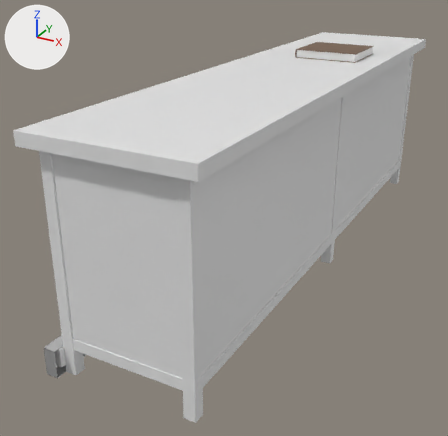
One commit to the Blender file art/blender/diner_counter.blend: the scene before it, then after it.
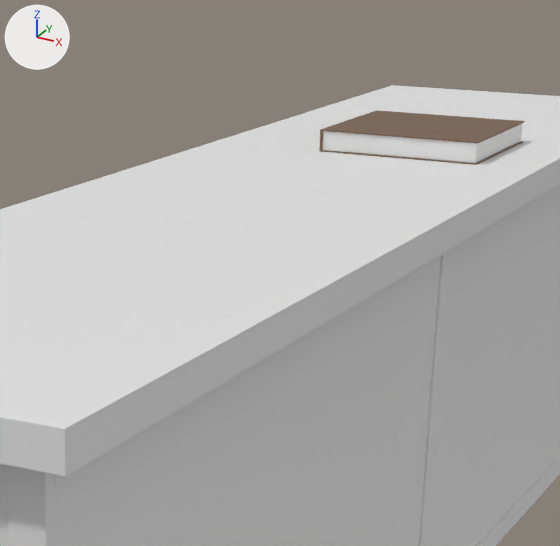
There are two pictures of each version: one whole from a camera (50 mm lens) standing at (20.62, -45.59, 1.75) and looking at (19.03, -42.7, 0.3), one close up on the part from 39% to 86% of the width and 0% to 48% of the height. The lights are fixed; the arrows at upper left show +X, +Y and +Z. The first two pictures are the older version.

In view in the first close-up: 'storm_shop_luncheonette_counter__countertop', 'storm_shop_luncheonette_counter__timber', 'storm_shop_luncheonette_ledger__paper', 'storm_shop_luncheonette_ledger__paper__cover'.
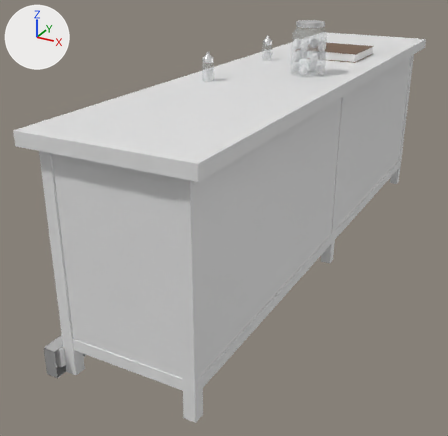
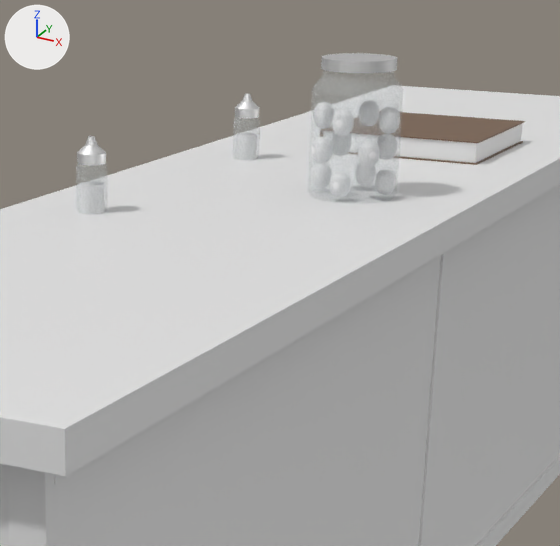
What differs and where, as boxes (x1, y1, x2, y2) in the close-ups (560 x 546 px):
'storm_shop_luncheonette_counter__glassish', added
    after: (76, 70, 404, 214)
'storm_shop_luncheonette_counter__chrome', reshaped (not visible before)
    after: (77, 53, 397, 166)
'storm_shop_luncheonette_counter__paper', added (mostly hidden)
    after: (312, 117, 400, 189)
part 1 of me_storm_shop_luncheonette_counter__chrome, added
    after: (321, 53, 397, 73)
part 2 of me_storm_shop_luncheonette_counter__chrome, added
    after: (77, 136, 106, 166)
part 3 of me_storm_shop_luncheonette_counter__chrome, added
    after: (235, 93, 259, 118)

Diff of the bpy script that builds the scene:
```diff
--- a/art/blender/diner_counter.blend.py
+++ b/art/blender/diner_counter.blend.py
@@ mat_glassish @@
+mat_glassish = principled_material('glassish')
+mat_glassish.base_color = (0.76, 0.85, 0.89)  # white #e2edf2
+mat_glassish.alpha = 0.16
@@ me_storm_shop_luncheonette_counter__chrome @@
 # used by ob_storm_shop_luncheonette_counter__chrome; location = (19.25, -42.375, 0.05)
-me_storm_shop_luncheonette_counter__chrome.from_pydata(...)  # 40 vertices, 60 faces; spans x -0.4..-0.34, y -1.62..1.62, z -0.04..0.1
+me_storm_shop_luncheonette_counter__chrome.from_pydata(...)  # 526 vertices, 1020 faces; spans x -0.4..0.22, y -1.62..1.62, z -0.04..1.34
+# me_storm_shop_luncheonette_counter__chrome part 1: a new loose piece, a 48-sided cylinder along z spanning x 0.076..0.224, y -0.149..-0.001, z 1.318..1.34, in mat_chrome (its picture is missing)
+# me_storm_shop_luncheonette_counter__chrome part 2: a new loose piece of 194 vertices spanning x -0.26..-0.2, y -0.5..-0.45, z 1.16..1.21, in mat_chrome (its picture is missing)
+# me_storm_shop_luncheonette_counter__chrome part 3: a new loose piece of 194 vertices spanning x -0.26..-0.2, y 0.2..0.25, z 1.16..1.21, in mat_chrome (its picture is missing)
 me_storm_shop_luncheonette_counter__chrome.materials.append(mat_chrome)
@@ me_storm_shop_luncheonette_counter__paper @@
+me_storm_shop_luncheonette_counter__paper.from_pydata(...)  # 3100 vertices, 6144 faces; spans x -0.254..0.241, y -0.499..0.249, z 1.07..1.25
+me_storm_shop_luncheonette_counter__paper.materials.append(mat_paper)  # its picture is missing
@@ me_storm_shop_luncheonette_counter__glassish @@
+me_storm_shop_luncheonette_counter__glassish.from_pydata(...)  # 630 vertices, 1248 faces; spans x -0.26..0.24, y -0.505..0.255, z 1.07..1.32
+me_storm_shop_luncheonette_counter__glassish.materials.append(mat_glassish)  # white #e2edf2
@@ ob_storm_shop_luncheonette_counter__paper @@
+ob_storm_shop_luncheonette_counter__paper = bpy.data.objects.new('storm_shop_luncheonette_counter__paper', me_storm_shop_luncheonette_counter__paper)
+ob_storm_shop_luncheonette_counter__paper.location = (19.25, -42.375, 0.05)
@@ ob_storm_shop_luncheonette_counter__glassish @@
+ob_storm_shop_luncheonette_counter__glassish = bpy.data.objects.new('storm_shop_luncheonette_counter__glassish', me_storm_shop_luncheonette_counter__glassish)
+ob_storm_shop_luncheonette_counter__glassish.location = (19.25, -42.375, 0.05)
```
